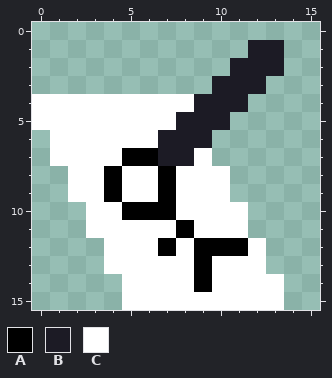
Pixel-art sprite: assets/ld39-draw.png. The first picture shows the starting point.
The file is 16x16 pixels.
Palette (. is transparent): A #000000  B #1c1b25  C #ffffff
Pixels before, first column x 0:
 1 ............BB
 2 ...........BBB
 3 ..........BBB.
 4 CCCCCCCCCBBB..
 5 CCCCCCCCBBB...
 6 .CCCCCCBBB....
 7 .CCCCAABBC....
 8 ..CCACCACCC...
 9 ..CCACCACCC...
10 ...CCAAACCCC..
11 ...CCCCCACCC..
12 ....CCCACAAAC.
13 ....CCCCCACCC.
14 .....CCCCACCCC
15 .....CCCCCCCCC
New version:
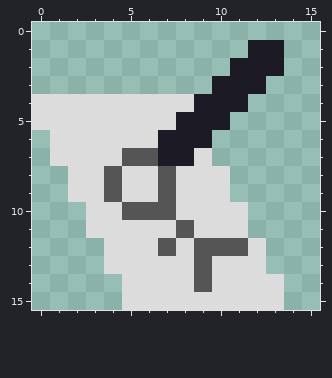
What changed:
colour A: #000000 -> #555555
colour C: #ffffff -> #dcdcdc
Where, in picture pixels (left, top, right, bottom), the same in both pictures:
changed: (32, 94, 284, 310)
